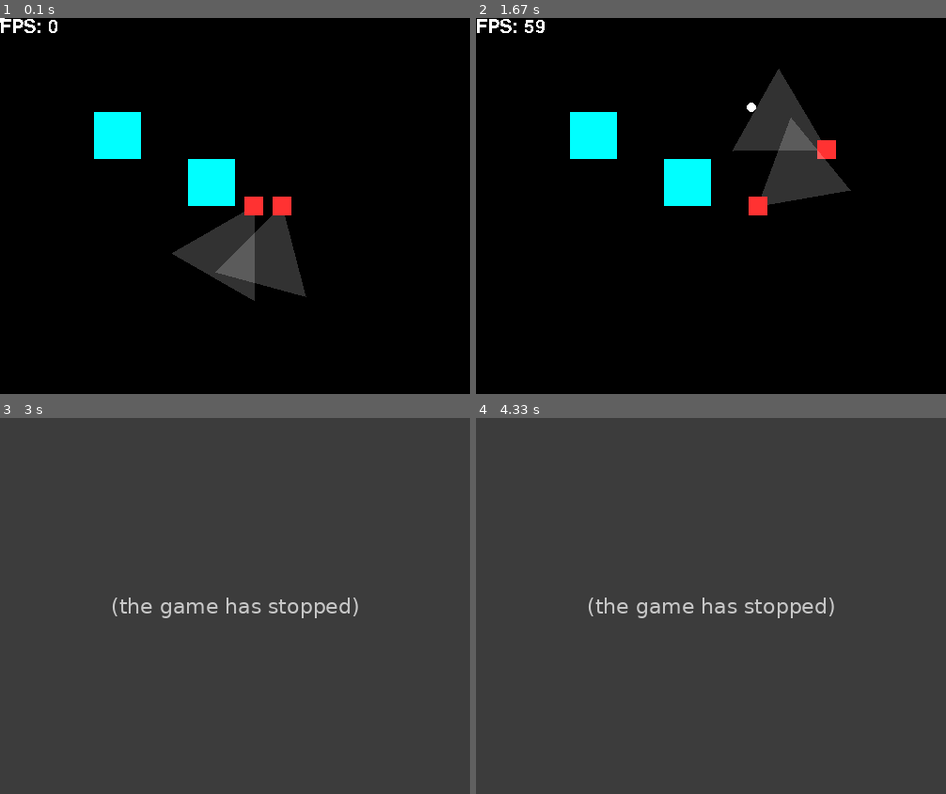
Above: before the commit, frames 1-4 (two rows, left to right).
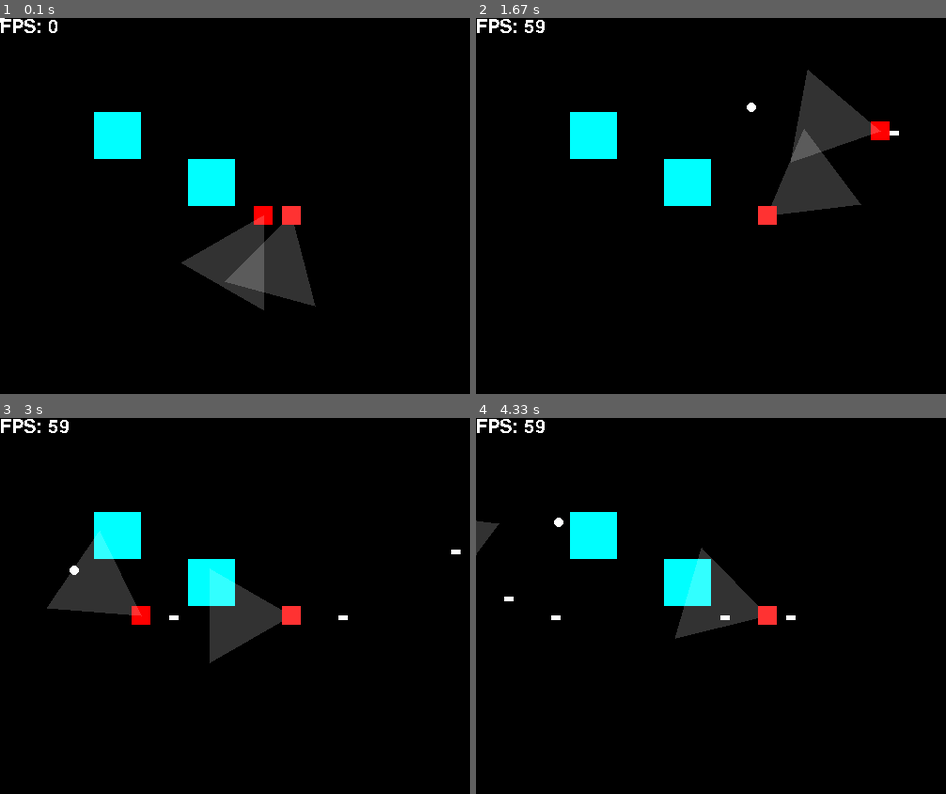
Above: after the commit, the same moments.

Repository: slalomsquid/2DShooter
Game: pygame game, started from main.py
The game is run twice, just before and just after one commit, with the same random seed, the same clock (stepped at 60 frames per second) and the same inputs.
Inputs (mouse positions are in pixels of both pictures, inside the frame that each line leads up to):
- Up to frame 1 (0.1 s): no input
- Up to frame 2 (1.67 s): hold Right 0.33-0.8 s; move the mouse to (692, 221) at 0.37 s; hold Up 0.83-1.13 s; move the mouse to (753, 115) at 0.87 s; tap Space at 0.9, 1.23, 1.53 s; hold Right 1.17-1.63 s; move the mouse to (753, 108) at 1.2 s
- Up to frame 3 (3 s): hold Left 1.67-2.2 s; move the mouse to (126, 530) at 1.7 s; tap Space at 1.73, 2.03, 2.3, 2.63, 2.93 s; hold Down 2.23-2.53 s; move the mouse to (136, 545) at 2.27 s; hold Esc 2.57-2.97 s; hold Left 2.57-2.97 s; move the mouse to (75, 568) at 2.6 s
- Up to frame 4 (4.33 s): hold Shift 3-3.4 s; hold Left 3-3.4 s; move the mouse to (805, 496) at 3.03 s; tap Space at 3.07, 3.37, 3.5, 3.8, 3.93 s; hold Left 3.43-3.83 s; move the mouse to (805, 583) at 3.47 s; hold Up 3.87-4.23 s; move the mouse to (598, 748) at 3.9 s; hold Right from 4.27 s (still down); move the mouse to (560, 523) at 4.3 s

The runs differ from the first frame. In frame 1, 2.8% of the frame differs, in the area x 36-68%, y 47-78%; in frame 2, 5.3%; in frame 3, 97%; in frame 4, 98%, in the area x 0-100%, y 0-100%.
Before the commit the program exited at 2.57 s; later frames show no game.

Commit message:
modified:   enemy.py 	modified:   main.py 	modified:   player.py fixed player movement and collision

Diff:
--- a/enemy.py
+++ b/enemy.py
@@ -4,8 +4,9 @@
 class Enemy():
     def __init__(self, x, y, size_x, size_y, color=(255, 50, 50), texture=None, speed=200):
         super().__init__()
-        self.x = x
-        self.y = y
+        self.rect = pygame.Rect(x, y, size_x, size_y)
+        self.x = self.rect.centerx
+        self.y = self.rect.centery
         self.size_x = size_x
         self.size_y = size_y
         self.color = color
--- a/main.py
+++ b/main.py
@@ -14,25 +14,74 @@
 class Block():
     def __init__(self, x, y, size_x, size_y, color=(0, 255, 255), texture=None):
         super().__init__()
-        self.x = x
-        self.y = y
+        self.rect = pygame.Rect(x, y, size_x, size_y)
         self.size_x = size_x
         self.size_y = size_y
         self.color = color
         self.texture = texture
 
-# Only run if is the ran file, not if imported as a module
-if __name__ == "__main__":
+def bullet_movement(bullets):
+    for bullet in bullets[:]:
+        bullet.x += 5
 
-    def shooting():
-        x = 0
+def handle_movement(player, rectangles, keys):
+    dx = 0
+    dy = 0
+
+    if any(keys[k] for k in keybinds.up):
+        dy -= 5
+    if any(keys[k] for k in keybinds.down):
+        dy += 5
+    if any(keys[k] for k in keybinds.left):
+        dx -= 5
+    if any(keys[k] for k in keybinds.right):
+        dx += 5
+
+    # Try X movement
+    if dx != 0:
+        new_rect = player.rect.move(dx, 0)
+        if not any(obj.colliderect(new_rect) for obj in rectangles):
+            player.rect = new_rect
+
+    # Try Y movement
+    if dy != 0:
+        new_rect = player.rect.move(0, dy)
+        if not any(obj.colliderect(new_rect) for obj in rectangles):
+            player.rect = new_rect
+
+def draw(player_surface, blocks, enemy_surfaces, mouse_pos, bullets, player, enemies):
+    screen.fill((0, 0, 0))
+    for block in blocks:
+        pygame.draw.rect(screen, block.color, block.rect)
+
+    pygame.draw.rect(screen, "red", player.rect)
+    for enemy in enemies:
+        pygame.draw.rect(screen, "red", enemy.rect)
+    screen.blit(player_surface, (0, 0))
+
+    for enemy_surface in enemy_surfaces:
+        screen.blit(enemy_surface, (0, 0))
+
+    for bullet in bullets:
+        pygame.draw.rect(screen, "white", bullet)
+
+    pygame.draw.circle(screen, (255, 255, 255), mouse_pos, 5)
+
+    render_text(f"FPS: {int(clock.get_fps())}", (0, 0), constants.WHITE, screen, size=30)
+
+    pygame.display.update()
+
+def main():
 
     blocks = [Block(100, 100, 50, 50), Block(200, 150, 50, 50)]
-
 
     enemies = [Enemy(constants.ORIGIN[0]+50, constants.ORIGIN[1], 20, 20)]
 
     player = Player(constants.ORIGIN[0]+20, constants.ORIGIN[1], 20, 20)
+
+    bullets = []
+
+    rectangles = []
 
     mouse_pos = (0, 0)
     mouse_rel = (0, 0)
@@ -42,11 +91,6 @@
     while running:
 
         delta_time = clock.tick(constants.FPS) / 1000.0
-
-        # Pre frame logic
-
-        old_x, old_y = player.x, player.y
-        player_moved = False
 
         # Event handling
 
@@ -60,38 +104,21 @@
                     mouse_rel = event.rel
                     player.handle_mouse(mouse_pos, mouse_rel, delta_time)
                 case pygame.KEYDOWN:
-                    if pygame.KEYDOWN == pygame.K_SPACE:
-                        shooting()
+                    if event.key == pygame.K_SPACE:
+                        bullet = pygame.Rect(player.x, player.y, 10, 5)
+                        bullets.append(bullet)
 
         # Input handling
-
-        keys = pygame.key.get_pressed()
-
-        actions = []
-
         held_actions = []
-
-        if any(keys[k] for k in keybinds.exit):
-            held_actions.append("exit")
-        if any(keys[k] for k in keybinds.up):
-            held_actions.append("up")
-        if any(keys[k] for k in keybinds.down):
-            held_actions.append("down")
-        if any(keys[k] for k in keybinds.left):
-            held_actions.append("left")
-        if any(keys[k] for k in keybinds.right):
-            held_actions.append("right")
-        if any(keys[k] for k in keybinds.shift):
-            held_actions.append("shift")
 
         if held_actions:
             if "exit" in held_actions:
                 running = False
-
-
-
-    # Input handling
-        player_moved = player.handle_held(held_actions, delta_time)
+        keys = pygame.key.get_pressed()
+        if any(keys[k] for k in keybinds.exit):
+            held_actions.append("exit")
+        if any(keys[k] for k in keybinds.shift):
+            held_actions.append("shift")
 
         # Frame process logic
 
@@ -104,34 +131,14 @@
             if tmp_surface:
                 enemy_surfaces.append(tmp_surface)
 
-        # Move collision from individual classes
-        if player_moved:
-            if player.x < 0 or player.x > constants.WIDTH or player.y < 0 or player.y > constants.HEIGHT:
-                player.x, player.y = old_x, old_y
-            for block in blocks:
-                if player.x + player.size_x//2 > block.x and player.x - player.size_x//2 < block.x + block.size_x and player.y + player.size_y//2 > block.y and player.y - player.size_y//2 < block.y + block.size_y:
-                    player.x, player.y = old_x, old_y
-                    break
-            for enemy in enemies:
-                if player.x + player.size_x//2 > enemy.x - enemy.size_x//2 and player.x - player.size_x//2 < enemy.x + enemy.size_x//2 and player.y + player.size_y//2 > enemy.y - enemy.size_y//2 and player.y - player.size_y//2 < enemy.y + enemy.size_y//2:
-                    player.x, player.y = old_x, old_y
-                    break
+        rectangles = [block.rect for block in blocks] + [enemy.rect for enemy in enemies]
+
+        # Render logic
+        handle_movement(player, rectangles, keys)
+        player.sync_player()
+        bullet_movement(bullets)
+        draw(player_surface, blocks, enemy_surfaces, mouse_pos, bullets, player, enemies)
 
 
-        # Render logic
-
-        screen.fill((0, 0, 0))
-
-        for block in blocks:
-            pygame.draw.rect(screen, block.color, (block.x, block.y, block.size_x, block.size_y))
-
-        screen.blit(player_surface, (0, 0))
-
-        for enemy_surface in enemy_surfaces:
-            screen.blit(enemy_surface, (0, 0))
-
-        pygame.draw.circle(screen, (255, 255, 255), mouse_pos, 5)
-
-        render_text(f"FPS: {int(clock.get_fps())}", (0, 0), constants.WHITE, screen, size=30)
-
-        pygame.display.update()
+if __name__ == "__main__":
+    main()
--- a/player.py
+++ b/player.py
@@ -5,8 +5,9 @@
 class Player():
     def __init__(self, x, y, size_x, size_y, color=(255, 50, 50), texture=None, speed=200):
         super().__init__()
-        self.x = x
-        self.y = y
+        self.rect = pygame.Rect(x, y, size_x, size_y)
+        self.x = self.rect.centerx
+        self.y = self.rect.centery
         self.size_x = size_x
         self.size_y = size_y
         self.color = color
@@ -76,9 +77,13 @@
 
         pygame.draw.polygon(surface, (255, 255, 255, 50), create_view_cone_polygon(self))
 
-        pygame.draw.rect(surface, self.color, (self.x - self.size_x//2, self.y - self.size_y//2, self.size_x, self.size_y))
+        #pygame.draw.rect(surface, self.color, (self.x - self.size_x//2, self.y - self.size_y//2, self.size_x, self.size_y))
 
         return surface
 
+    def sync_player(self):
+        self.x = self.rect.centerx
+        self.y = self.rect.centery
+
 if __name__ == "__main__":
     print("This is a utility file, not meant to be run directly")
